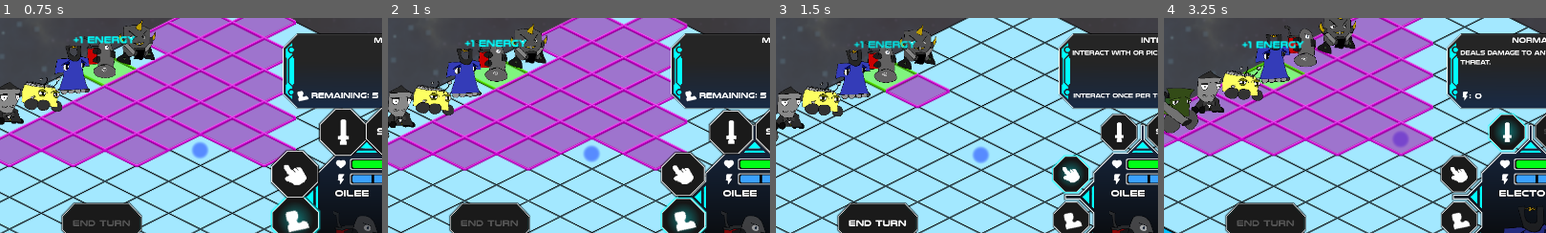
Above: before the commit, frames 1-4 (left to right).
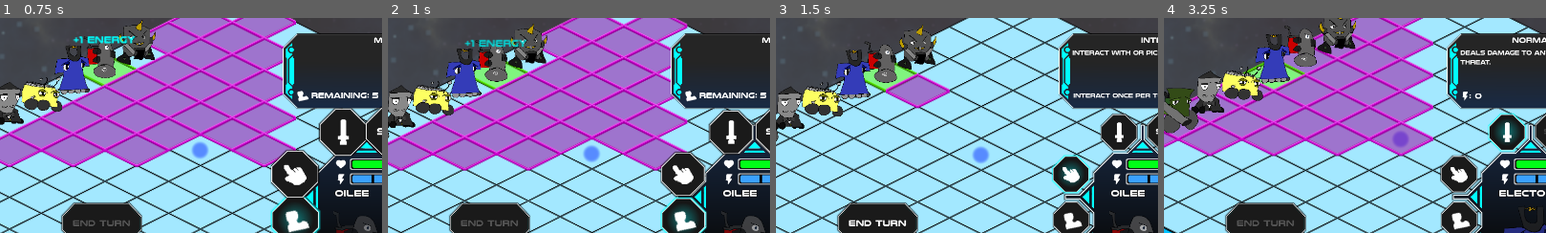
Above: after the commit, the same moments.

Repository: ScottHo/tactics
Game: Godot game, scene res://level.tscn
Same seed, same stepped clock (60 frames per second), same inputs: the game is played once before the commit and once after it.
Inputs (mouse positions are % of the whole screen's width and height, from its top left):
- Up to frame 1 (0.75 s): click (74, 84) at 0.5 s
- Up to frame 2 (1 s): no input
- Up to frame 3 (1.5 s): click (74, 73) at 1.25 s
- Up to frame 4 (3.25 s): click "End Turn" at 2 s; click (80, 63) at 2.75 s
The pictures show only the part of the screen within x 36-86%, y 37-87%; the shares and areas given below are measured in that part.

Frame 1 is identical in both runs. In frame 2, 0.3% of the frame differs, in the area x 20-37%, y 10-14%; in frame 3, 0.4%; in frame 4, 0.4%, in the area x 20-37%, y 10-15%.

Commit message:
Queue text animations

Diff:
--- a/TextAnimation.gd
+++ b/TextAnimation.gd
@@ -2,47 +2,54 @@
 
 @onready var animationPlayer := $AnimationPlayer
 
+var data = []
+
+func _ready():
+    animationPlayer.animation_changed.connect(switch_data)
+
+func switch_data(_old, _new):
+    var color_and_text = data.pop_front()
+    set_color(color_and_text[0])
+    text = color_and_text[1]
+    return
+
+func queue_animation(c, t):
+    data.append([c, t])
+    if animationPlayer.is_playing():
+        animationPlayer.queue("Float")
+    else:
+        switch_data("", "")
+        animationPlayer.play("Float")
+    return
 
 func lose_health(h: int):
-    set_color(Color.RED)
-    text =  "-" + str(h) + " Health"
-    play()
+    queue_animation(Color.RED, "-" + str(h) + " Health")
     return
 
 func gain_health(h: int):
-    set_color(Color.GREEN)
-    text = "+" + str(h) + " Health"
-    play()
+    queue_animation(Color.GREEN, "+" + str(h) + " Health")
     return
 
 func update_energy(e: int):
-    set_color(Color.CYAN)
+    var t = ""
     if e < 0:
-        text = "-" + str(e) + " Energy"
+        t = "-" + str(e) + " Energy"
     else:
-        text = "+" + str(e) + " Energy"
-    play()
+        t = "+" + str(e) + " Energy"
+    queue_animation(Color.CYAN, t)
     return
 
 func gain_shields(s: int):
-    set_color(Color.CYAN)
-    text = "+" + str(s) + " Shield"
-    play()
+    queue_animation(Color.CYAN, "+" + str(s) + " Shield")
     return
 
 func gain_movement(m: int):
-    set_color(Color.GOLD)
-    text = "+" + str(m) + " Movement"
-    play()
-    return
-
-func play():
-    animationPlayer.play("Float")
+    queue_animation(Color.GOLD, "+" + str(m) + " Movement")
     return
 
 func set_color(c: Color):
     var ani : Animation = animationPlayer.get_animation("Float")
     var idx = ani.find_track(^".:theme_override_colors/font_color", Animation.TYPE_VALUE)
-    var k := ani.track_find_key(idx, 1)
+    var k := ani.track_find_key(idx, .55)
     ani.track_set_key_value(idx, k, c)
     return
--- a/TextAnimation.tscn
+++ b/TextAnimation.tscn
@@ -4,7 +4,8 @@
 
 [sub_resource type="Animation" id="Animation_5kavs"]
 resource_name = "Float"
-length = 2.0
+length = 0.7
+step = 0.05
 tracks/0/type = "value"
 tracks/0/imported = false
 tracks/0/enabled = true
@@ -24,7 +25,7 @@
 tracks/1/interp = 1
 tracks/1/loop_wrap = true
 tracks/1/keys = {
-"times": PackedFloat32Array(0, 2),
+"times": PackedFloat32Array(0, 0.7),
 "transitions": PackedFloat32Array(0, 1),
 "update": 1,
 "values": [true, false]
@@ -36,7 +37,7 @@
 tracks/2/interp = 1
 tracks/2/loop_wrap = true
 tracks/2/keys = {
-"times": PackedFloat32Array(1, 2),
+"times": PackedFloat32Array(0.55, 0.7),
 "transitions": PackedFloat32Array(1, 1),
 "update": 0,
 "values": [Color(0.886275, 0.72549, 0.117647, 1), Color(0, 0, 0, 0)]
@@ -49,12 +50,10 @@
 
 [node name="TextAnimation" type="Label"]
 z_index = 10
-offset_top = -15.0
 offset_right = 68.0
-offset_bottom = 11.0
-theme_override_colors/font_color = Color(0, 0, 0, 0)
+offset_bottom = 26.0
+theme_override_colors/font_color = Color(0.886275, 0.72549, 0.117647, 1)
 theme_override_font_sizes/font_size = 10
-text = "+1"
 horizontal_alignment = 1
 script = ExtResource("1_i4jo3")
 
